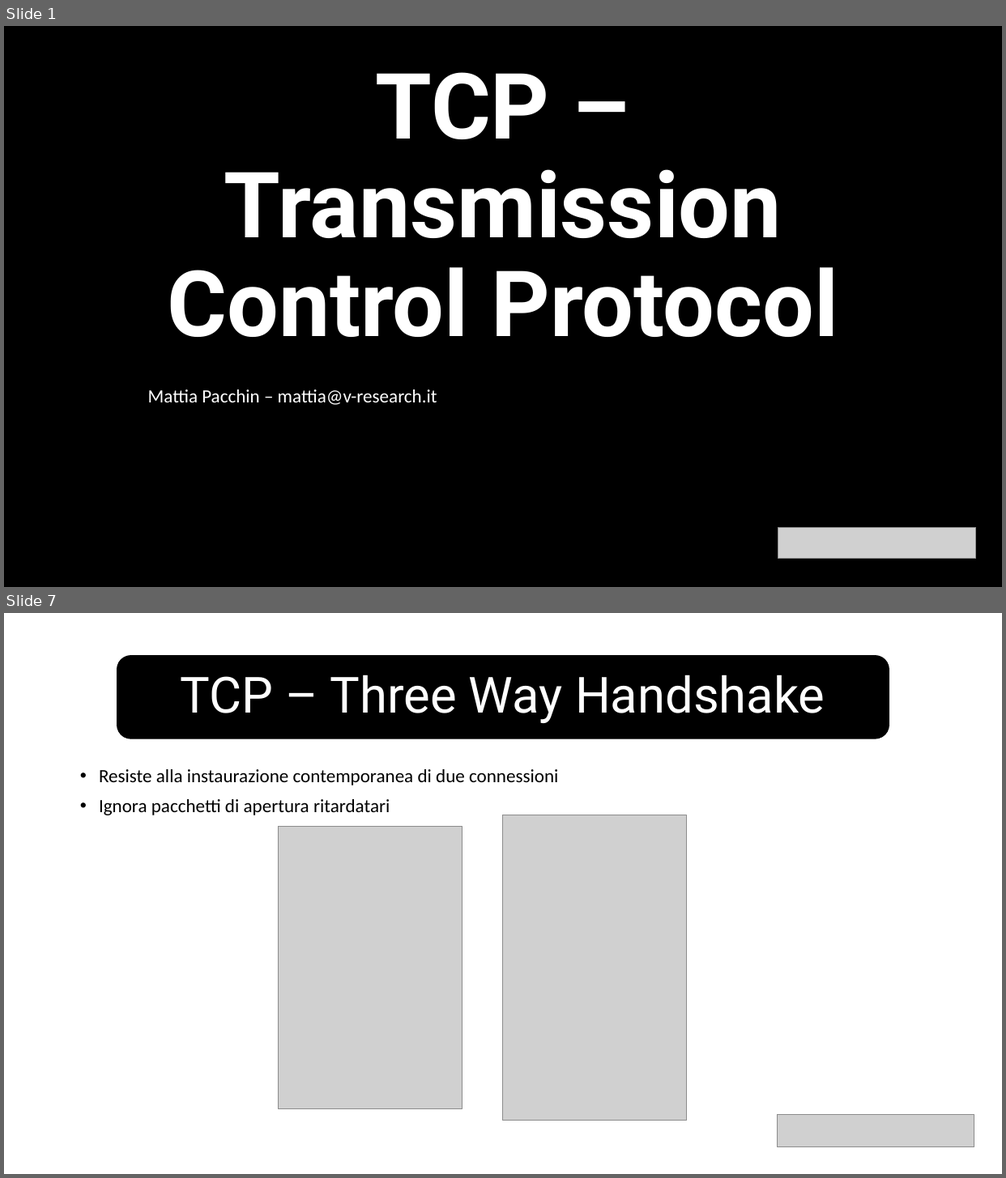
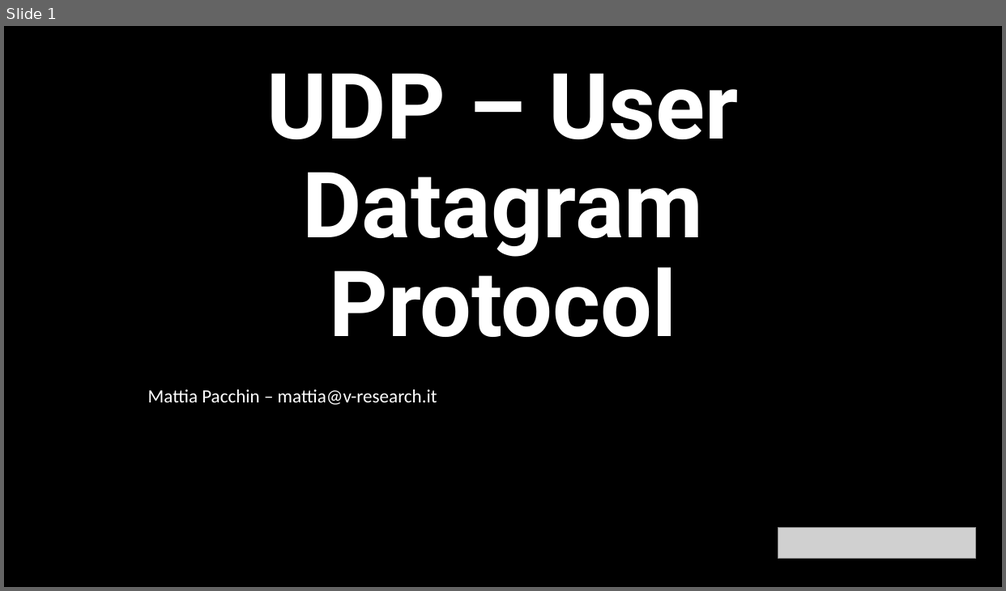
Before and after one commit to v-research/edu, a slide deck: network_introduction_2022/material/l5/udp.pptx. Shown one above the other, each under a label of ours: slides 1 and 7 before the commit, slide 1 after it; the slides between them are not shown. The pictures are 1006x1178 and 1006x591 pixels, drawn with LibreOffice and Linux fonts; fonts in the diff are those of the drawing; grey boxes stand for pictures. Boxes give left, top, right and bottom in pixels: in the first picture for what was removed or moved away, otherwise in the second. Text is boxed around its words. In the diff, an @@ line names an element or a change of style, - is before the commit and + after.

```diff
--- a/network_introduction_2022/material/l5/udp.pptx
+++ b/network_introduction_2022/material/l5/udp.pptx
@@ slide 7 removed at (x1=4, y1=613, x2=1002, y2=1174), background #FFFFFF @@
@@ rounded rectangle removed at (x1=117, y1=656, x2=889, y2=739) @@
@@ title removed at (x1=181, y1=675, x2=825, y2=723) @@
-TCP – Three Way Handshake
@@ text removed at (x1=99, y1=769, x2=558, y2=815) @@
-• Resiste alla instaurazione contemporanea di due connessioni
-• Ignora pacchetti di apertura ritardatari
@@ picture removed at (x1=278, y1=826, x2=462, y2=1110) @@
@@ picture removed at (x1=503, y1=815, x2=687, y2=1122) @@
@@ picture removed at (x1=778, y1=1114, x2=975, y2=1147) @@
@@ slide 1 changed as well @@
@@ title at (x1=267, y1=73, x2=739, y2=337): text changed @@
-TCP – Transmission Control Protocol
+UDP – User Datagram Protocol
```
Also in this commit, not shown: 1 other slide changed, 4 slides added, 4 other slides removed, 9 other files.
